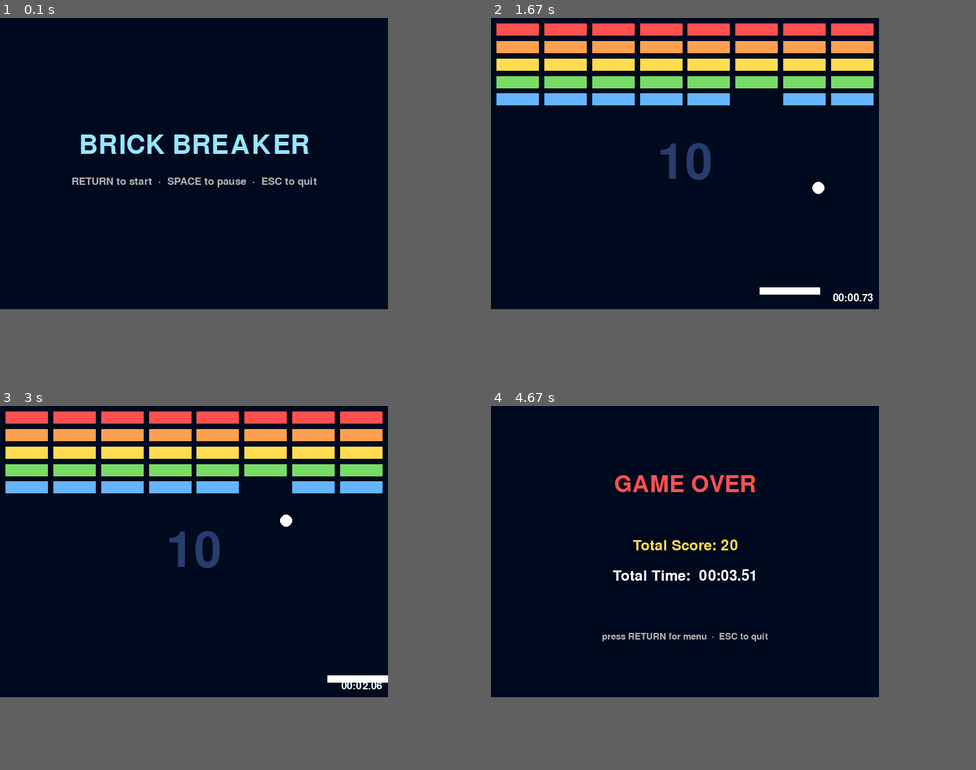
Above: before the commit, frames 1-4 (two rows, left to right).
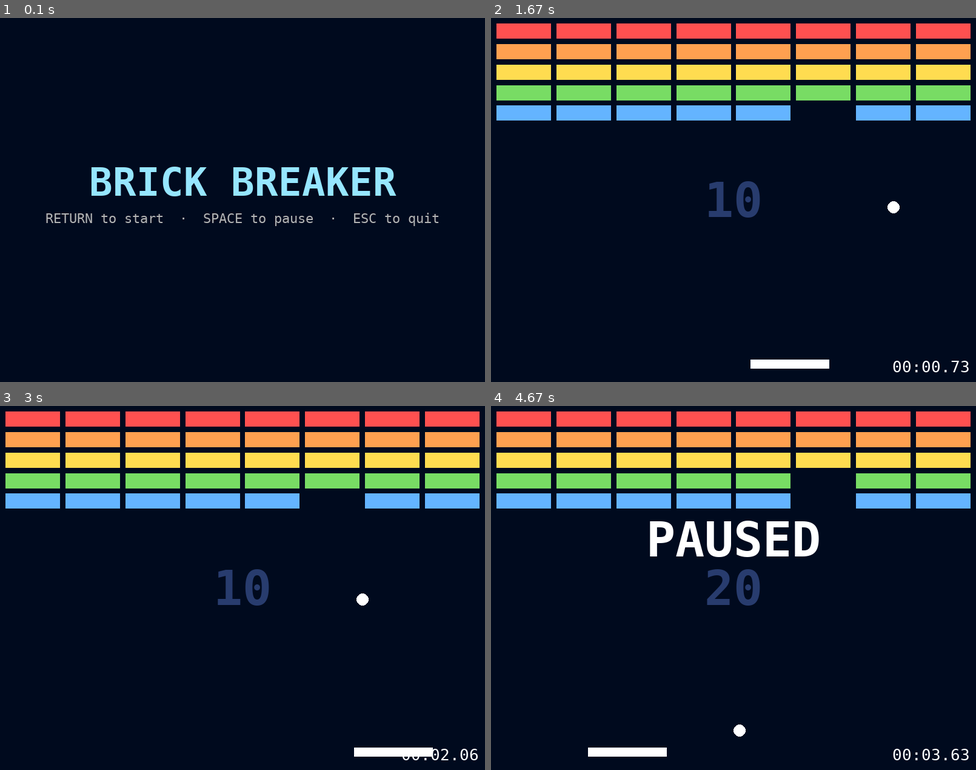
Above: after the commit, the same moments.

Repository: yuvrajruparel/Coding-Pracitce
Game: pygame game, started from Python/Week 17/brick_breaker.py
Same seed, same stepped clock (60 frames per second), same inputs: the game is played once before the commit and once after it.
Inputs (mouse positions are in pixels of both pictures, inside the frame that each line leads up to):
- Up to frame 1 (0.1 s): no input
- Up to frame 2 (1.67 s): tap Enter at 0.33 s; tap Space at 0.67, 1.07, 1.37, 1.57 s; move the mouse to (791, 232) at 1.53 s
- Up to frame 3 (3 s): click (218, 682) at 1.88 s; click (426, 726) at 2.22 s; click (339, 558) at 2.55 s; click (392, 580) at 2.88 s
- Up to frame 4 (4.67 s): click (578, 540) at 3.22 s; click (840, 500) at 3.55 s; click (592, 566) at 3.88 s; click (626, 558) at 4.22 s; tap Space at 4.57 s; click (626, 522) at 4.58 s
In our replay, the window is 640x480 before the commit and 800x600 after it. These sizes can differ from the game's own. Grey fills any space a smaller window leaves; there, only what the larger window draws over its background counts as a difference.

The runs differ from the first frame. In frame 1, 4.6% of the frame differs, in the area x 9-91%, y 32-58%; in frame 2, 19%; in frame 3, 19%; in frame 4, 22%, in the area x 1-99%, y 1-98%.

Commit message:
created pong game completely and updated readme

Diff:
--- a/Python/Week 17/brick_breaker.py
+++ b/Python/Week 17/brick_breaker.py
@@ -1,10 +1,10 @@
 import pygame, random
 
 # Setting up all the variables
-SCREEN_WIDTH, SCREEN_HEIGHT, FPS = 640, 480, 60
-PADDLE_W, PADDLE_H = 100, 12
-BALL_SIZE, BALL_VX, BALL_VY = 20, random.choice([-5, 5]), -5
-BRICK_W, BRICK_H, BRICK_COL, BRICK_ROW, GAP = 70, 20, 8, 5, 80/9
+SCREEN_WIDTH, SCREEN_HEIGHT, FPS = 800, 600, 60
+PADDLE_W, PADDLE_H = 130, 15
+BALL_SIZE, BALL_VX, BALL_VY = 20, random.choice([-6, 6]), -6
+BRICK_W, BRICK_H, BRICK_COL, BRICK_ROW, GAP = 90, 25, 8, 5, 80/9
 BG = (0, 10, 30)
 PADDLE_COLOR, BALL_COLOR = (255, 255, 255), (255, 255, 255)
 ROW_COLORS = [(255, 80, 80), (255, 160, 80), (255, 220, 80), (120, 220, 100), (100, 180, 255)]
@@ -12,7 +12,7 @@
 class Paddle(pygame.sprite.Sprite):
     def __init__(self):
         super().__init__() # generate 5 squish frames as Surfaces (no PNG files needed)
-        heights = [12, 8, 6, 8, 12]   # idle → compress → compress → uncompress → idle
+        heights = [15, 10, 8, 10, 15]   # idle → compress → compress → uncompress → idle
         self.frames = []
         for h in heights:
             surf = pygame.Surface((PADDLE_W, PADDLE_H), pygame.SRCALPHA)
@@ -50,7 +50,7 @@
         self.color = BALL_COLOR
         pygame.draw.circle(self.image, self.color, (BALL_SIZE / 2, BALL_SIZE / 2), BALL_SIZE / 2)
         self.rect = self.image.get_rect(center=(SCREEN_WIDTH / 2, SCREEN_HEIGHT / 2))
-        self.vx = random.choice([-5, 5])
+        self.vx = random.choice([-6, 6])
         self.vy = BALL_VY
 
     def update(self):
@@ -101,8 +101,8 @@
 class MenuScene(Scene):
     def __init__(self, manager):
         super().__init__(manager)
-        self.big = pygame.font.SysFont(None, 64)
-        self.small = pygame.font.SysFont(None, 26)
+        self.big = pygame.font.SysFont("menlo", 64, bold = True)
+        self.small = pygame.font.SysFont("menlo", 22)
     def handle_event(self, event):
         if event.type == pygame.KEYDOWN and event.key == pygame.K_RETURN:
             self.manager.go_to(PlayScene(self.manager))
@@ -122,8 +122,8 @@
         self.score = 0
         self.elapsed_ms = 0
         self.paused = False
-        self.score_font = pygame.font.SysFont(None, 120)
-        self.timer_font = pygame.font.SysFont(None, 26)
+        self.score_font = pygame.font.SysFont("menlo", 80, bold = True)
+        self.timer_font = pygame.font.SysFont("menlo", 26)
         self.hit    = pygame.mixer.Sound("Python/Week 17/sounds/hit.wav");    self.hit.set_volume(0.6)
         self.break_ = pygame.mixer.Sound("Python/Week 17/sounds/break.wav");  self.break_.set_volume(0.6)
         self.lose   = pygame.mixer.Sound("Python/Week 17/sounds/lose.wav");   self.lose.set_volume(1)
@@ -157,9 +157,9 @@
             self.ball.vy = -self.ball.vy
             self.ball.rect.bottom = self.paddle.rect.top
             offset = (self.ball.rect.centerx - self.paddle.rect.centerx) / (PADDLE_W / 2)
-            self.ball.vx = int(5 * offset) if offset else self.ball.vx
+            self.ball.vx = int(6 * offset) if offset else self.ball.vx
             if self.ball.vx == 0:
-                self.ball.vx = 5 if offset >= 0 else -5
+                self.ball.vx = 6 if offset >= 0 else -6
 
         hits = pygame.sprite.spritecollide(self.ball, self.bricks, True)
         if hits:
@@ -193,16 +193,16 @@
         self.score = score
         self.time_str = time_str
         self.won = won
-        self.big   = pygame.font.SysFont(None, 56)
-        self.med   = pygame.font.SysFont(None, 36)
-        self.small = pygame.font.SysFont(None, 22)
+        self.big   = pygame.font.SysFont("menlo", 64, bold = True)
+        self.med   = pygame.font.SysFont("menlo", 36)
+        self.small = pygame.font.SysFont("menlo", 22)
     def handle_event(self, event):
         if event.type == pygame.KEYDOWN and event.key == pygame.K_RETURN:
             self.manager.go_to(MenuScene(self.manager))
     def draw(self, screen):
         screen.fill(BG)
         cx = SCREEN_WIDTH // 2
-        msg   = "YOU WIN" if self.won else "GAME OVER"
+        msg   = "YOU WIN" if self.won else "YOU LOSE"
         color = (120, 220, 100) if self.won else (255, 80, 80)
         title  = self.big.render(msg, True, color)
         s_line = self.med.render(f"Total Score: {self.score}", True, (255, 220, 80))
--- /dev/null
+++ b/Python/Week 17/pong.py
@@ -0,0 +1,251 @@
+import pygame, random, math
+
+# Setting up all the variables
+SCREEN_WIDTH, SCREEN_HEIGHT, FPS = 800, 600, 60
+WIN_SCORE = 11
+PADDLE_W, PADDLE_H = 12, 90
+BALL_SIZE, BALL_START_SPEED, BALL_SPEEDUP, BALL_MAX_SPEED, MAX_BOUNCE_ANGLE = 20, 360, 1.05, 720, math.radians(60)
+PLAYER_SPEED, AI_SPEED, AI_DEADZONE = 420, 340, 18
+WHITE, BLACK, GREY = (255, 255, 255), (0, 0, 0), (90, 100, 110)
+
+SCREEN_RECT = pygame.Rect(0, 0, SCREEN_WIDTH, SCREEN_HEIGHT)
+
+class Paddle(pygame.sprite.Sprite):
+    def __init__(self, x):
+        super().__init__()
+        self.image = pygame.Surface((PADDLE_W, PADDLE_H))
+        self.image.fill(WHITE)
+        self.rect  = self.image.get_rect(center=(x, SCREEN_HEIGHT // 2))
+        self.vy    = 0
+        self.speed = PLAYER_SPEED
+
+    def update(self, dt):
+        self.rect.y += int(self.vy * (dt / 1000)) # dt is in ms
+        self.rect.clamp_ip(pygame.Rect(0, 0, SCREEN_WIDTH, SCREEN_HEIGHT))
+
+class AIPaddle(Paddle):
+    def __init__(self, x, ball):
+        super().__init__(x)
+        self.ball     = ball
+        self.speed    = AI_SPEED
+        self.deadzone = AI_DEADZONE
+
+    def update(self, dt):
+        if self.ball.vx > 0:
+            diff = self.ball.rect.centery - self.rect.centery
+            if abs(diff) > self.deadzone:
+                self.vy = self.speed if diff > 0 else -self.speed
+            else:
+                self.vy = 0
+        else:
+            self.vy = 0
+        super().update(dt)
+
+class Ball(pygame.sprite.Sprite):
+    def __init__(self):
+        super().__init__()
+        self.image = pygame.Surface((BALL_SIZE, BALL_SIZE), pygame.SRCALPHA)
+        pygame.draw.circle(self.image, WHITE, (BALL_SIZE // 2, BALL_SIZE // 2), BALL_SIZE // 2)
+        self.rect  = self.image.get_rect(center=(SCREEN_WIDTH // 2, SCREEN_HEIGHT // 2))
+        self.vx = self.vy = 0.0
+        self.speed = BALL_START_SPEED
+        self._fx, self._fy = float(self.rect.x), float(self.rect.y)
+
+    def reset(self, direction):
+        self.rect.center = (SCREEN_WIDTH // 2, SCREEN_HEIGHT // 2)
+        self._fx, self._fy = float(self.rect.x), float(self.rect.y)
+        self.speed = BALL_START_SPEED
+        angle = random.uniform(-math.radians(30), math.radians(30))
+        self.vx = direction * self.speed * math.cos(angle)
+        self.vy = self.speed * math.sin(angle)
+
+    def update(self, dt):
+        sec = dt / 1000
+        self._fx += self.vx * sec
+        self._fy += self.vy * sec
+        self.rect.x, self.rect.y = int(self._fx), int(self._fy)
+
+        if self.rect.top <= 0:
+            self.rect.top = 0
+            self._fy = float(self.rect.y)
+            self.vy = abs(self.vy)
+        elif self.rect.bottom >= SCREEN_HEIGHT:
+            self.rect.bottom = SCREEN_HEIGHT
+            self._fy = float(self.rect.y)
+            self.vy = -abs(self.vy)
+
+class Scene:
+    def __init__(self, manager):
+        self.manager = manager
+    def handle_event(self, event): pass
+    def update(self, dt): pass
+    def draw(self, screen): pass
+
+class SceneManager:
+    def __init__(self):
+        self.active = None
+    def go_to(self, scene):
+        self.active = scene
+    def handle_event(self, event): self.active.handle_event(event)
+    def update(self, dt): self.active.update(dt)
+    def draw(self, screen): self.active.draw(screen)
+
+class MenuScene(Scene):
+    def __init__(self, manager):
+        super().__init__(manager)
+        self.big = pygame.font.SysFont("menlo", 72, bold=True)
+        self.small = pygame.font.SysFont("menlo", 22)
+
+    def handle_event(self, event):
+        if event.type == pygame.KEYDOWN and event.key == pygame.K_RETURN:
+            self.manager.go_to(PlayScene(self.manager))
+
+    def draw(self, screen):
+        screen.fill(BLACK)
+        title = self.big.render("PONG", True, WHITE)
+        hint = self.small.render("RETURN to start  ·  SPACE to pause  ·  ESC to quit", True, GREY)
+        screen.blit(title, title.get_rect(center=(SCREEN_WIDTH//2, SCREEN_HEIGHT//2 - 30)))
+        screen.blit(hint, hint.get_rect(center=(SCREEN_WIDTH//2, SCREEN_HEIGHT//2 + 40)))
+
+class PlayScene(Scene):
+    def __init__(self, manager):
+        super().__init__(manager)
+        self.ball = Ball()
+        self.player = Paddle(30)
+        self.ai = AIPaddle(SCREEN_WIDTH - 30, self.ball)
+        self.paddles = pygame.sprite.Group(self.player, self.ai)
+        self.score_l = 0
+        self.score_r = 0
+        self.paused = False
+        self.font = pygame.font.SysFont("menlo", 60, bold=True)
+        self.ball.reset(random.choice([-1, 1]))
+        self.hit    = pygame.mixer.Sound("Python/Week 17/sounds/hit.wav");    self.hit.set_volume(0.6)
+        self.lose   = pygame.mixer.Sound("Python/Week 17/sounds/lose.wav");   self.lose.set_volume(1)
+        self.win    = pygame.mixer.Sound("Python/Week 17/sounds/win.wav");    self.win.set_volume(1)
+        pygame.mixer.music.load("Python/Week 17/sounds/bg_loop.wav")
+        pygame.mixer.music.set_volume(0.15)
+        pygame.mixer.music.play(loops=-1)
+
+    def handle_event(self, event):
+        if event.type == pygame.KEYDOWN and event.key == pygame.K_SPACE:
+            self.paused = not self.paused
+            (pygame.mixer.music.pause if self.paused else pygame.mixer.music.unpause)()
+        elif event.type == pygame.KEYDOWN and event.key == pygame.K_RETURN and self.paused:
+            pygame.mixer.music.stop()
+            self.manager.go_to(MenuScene(self.manager))
+
+    def update(self, dt):
+        if self.paused: return
+
+        keys = pygame.key.get_pressed()
+        self.player.vy = 0
+        if keys[pygame.K_UP]:   self.player.vy = -self.player.speed
+        if keys[pygame.K_DOWN]: self.player.vy =  self.player.speed
+
+        self.paddles.update(dt)
+        self.ball.update(dt)
+
+        # Collisions
+        if self.ball.rect.colliderect(self.player.rect) and self.ball.vx < 0:
+            self.bounce(self.player)
+            self.hit.play()
+        elif self.ball.rect.colliderect(self.ai.rect) and self.ball.vx > 0:
+            self.bounce(self.ai)
+            self.hit.play()
+
+        # Scoring
+        if self.ball.rect.right < 0:
+            self.score_r += 1
+            self.ball.reset(-1)
+        elif self.ball.rect.left > SCREEN_WIDTH:
+            self.score_l += 1
+            self.ball.reset(1)
+
+        if self.score_l >= WIN_SCORE:
+            pygame.mixer.music.stop(); self.win.play()
+            self.manager.go_to(GameOver(self.manager, self.score_l, self.score_r))
+        elif self.score_r >= WIN_SCORE:
+            pygame.mixer.music.stop(); self.lose.play()
+            self.manager.go_to(GameOver(self.manager, self.score_l, self.score_r))
+
+    def bounce(self, paddle):
+        offset = (self.ball.rect.centery - paddle.rect.centery) / (paddle.rect.height / 2)
+        angle = max(-1.0, min(1.0, offset)) * MAX_BOUNCE_ANGLE
+        self.ball.speed = min(self.ball.speed * BALL_SPEEDUP, BALL_MAX_SPEED)
+        direction = 1 if self.ball.vx < 0 else -1
+        self.ball.vx = direction * self.ball.speed * math.cos(angle)
+        self.ball.vy = self.ball.speed * math.sin(angle)
+        self.ball._fx = float(self.ball.rect.x)
+
+    def draw(self, screen):
+        screen.fill(BLACK)
+        for y in range(0, SCREEN_HEIGHT, 24):
+            pygame.draw.rect(screen, GREY, (SCREEN_WIDTH // 2 - 2, y, 4, 14))
+
+        score_surf = self.font.render(f"{self.score_l}   {self.score_r}", True, WHITE)
+        screen.blit(score_surf, score_surf.get_rect(midtop=(SCREEN_WIDTH // 2, 20)))
+
+        self.paddles.draw(screen)
+        screen.blit(self.ball.image, self.ball.rect)
+        if self.paused:
+            p_surf = self.font.render("PAUSED", True, WHITE)
+            hint_font = pygame.font.SysFont("menlo", 20)
+            h_surf = hint_font.render("SPACE to resume  ·  RETURN for menu", True, GREY)
+            screen.blit(p_surf, p_surf.get_rect(center=(SCREEN_WIDTH//2, SCREEN_HEIGHT//2)))
+            screen.blit(h_surf, h_surf.get_rect(center=(SCREEN_WIDTH//2, SCREEN_HEIGHT//2 + 50)))
+
+class GameOver(Scene):
+    def __init__(self, manager, sl, sr):
+        super().__init__(manager)
+        self.scores = (sl, sr)
+        self.font = pygame.font.SysFont("menlo", 64, bold=True)
+
+    def handle_event(self, event):
+        if event.type == pygame.KEYDOWN and event.key == pygame.K_RETURN:
+            self.manager.go_to(MenuScene(self.manager))
+
+    def draw(self, screen):
+        screen.fill(BLACK)
+        won = self.scores[0] > self.scores[1]
+        msg = "YOU WIN" if won else "YOU LOSE"
+        color = (120, 220, 100) if won else (255, 80, 80)
+        title = self.font.render(msg, True, color)
+        score = self.font.render(f"{self.scores[0]} - {self.scores[1]}", True, WHITE)
+        screen.blit(title, title.get_rect(center=(SCREEN_WIDTH//2, 200)))
+        screen.blit(score, score.get_rect(center=(SCREEN_WIDTH//2, 300)))
+
+def main():
+    pygame.mixer.pre_init(
+        frequency=44100, # 44.1 kHz
+        size=-16, # signed 16-bit samples
+        channels=2, # stereo
+        buffer=512 # samples per buffer
+    )
+    pygame.init()
+    screen = pygame.display.set_mode((SCREEN_WIDTH, SCREEN_HEIGHT))
+    pygame.display.set_caption("Pong - Scene Style")
+    clock = pygame.time.Clock()
+
+    manager = SceneManager()
+    manager.go_to(MenuScene(manager))
+
+    running = True
+    while running:
+        dt = clock.tick(FPS)
+        for event in pygame.event.get():
+            if event.type == pygame.QUIT:
+                running = False
+            elif event.type == pygame.KEYDOWN and event.key == pygame.K_ESCAPE:
+                running = False
+            else:
+                manager.handle_event(event)
+
+        manager.update(dt)
+        manager.draw(screen)
+        pygame.display.flip()
+
+    pygame.mixer.music.stop()
+    pygame.quit()
+
+if __name__ == "__main__":
+    main()
Not shown, changed: README.md
Not shown, added: Python/Presentations/W17/D13 Pong.pdf
